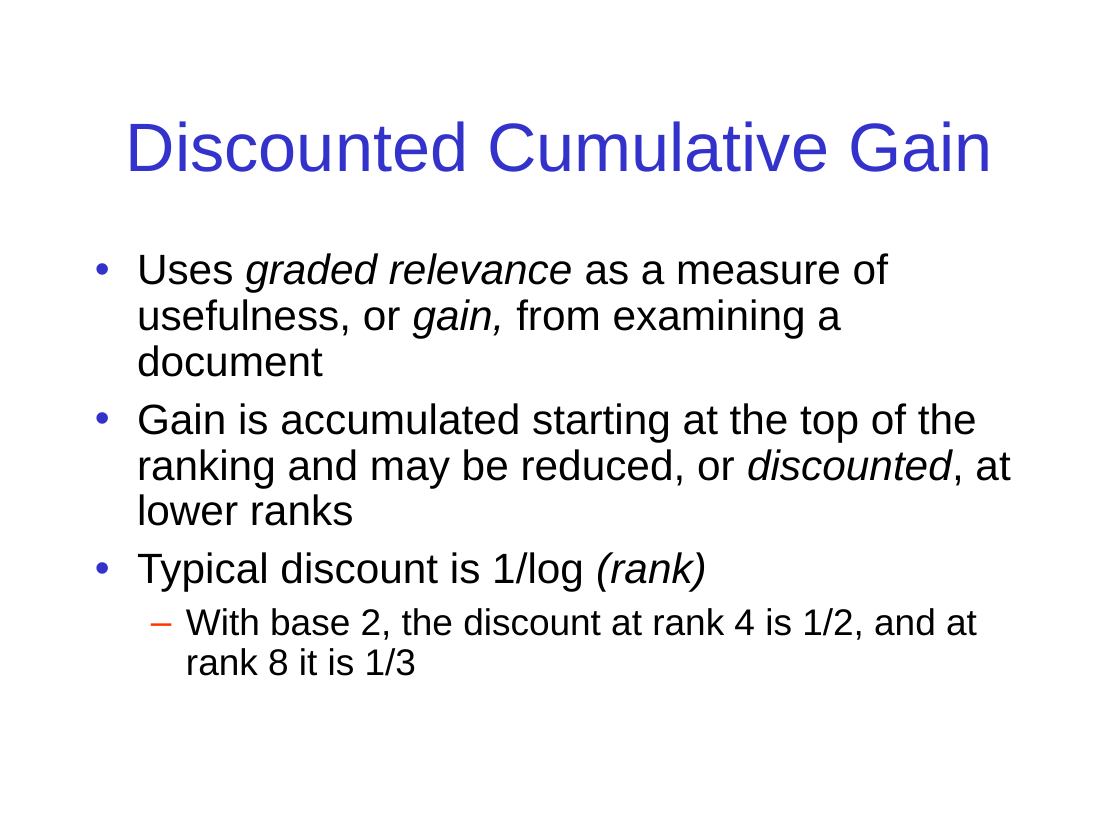
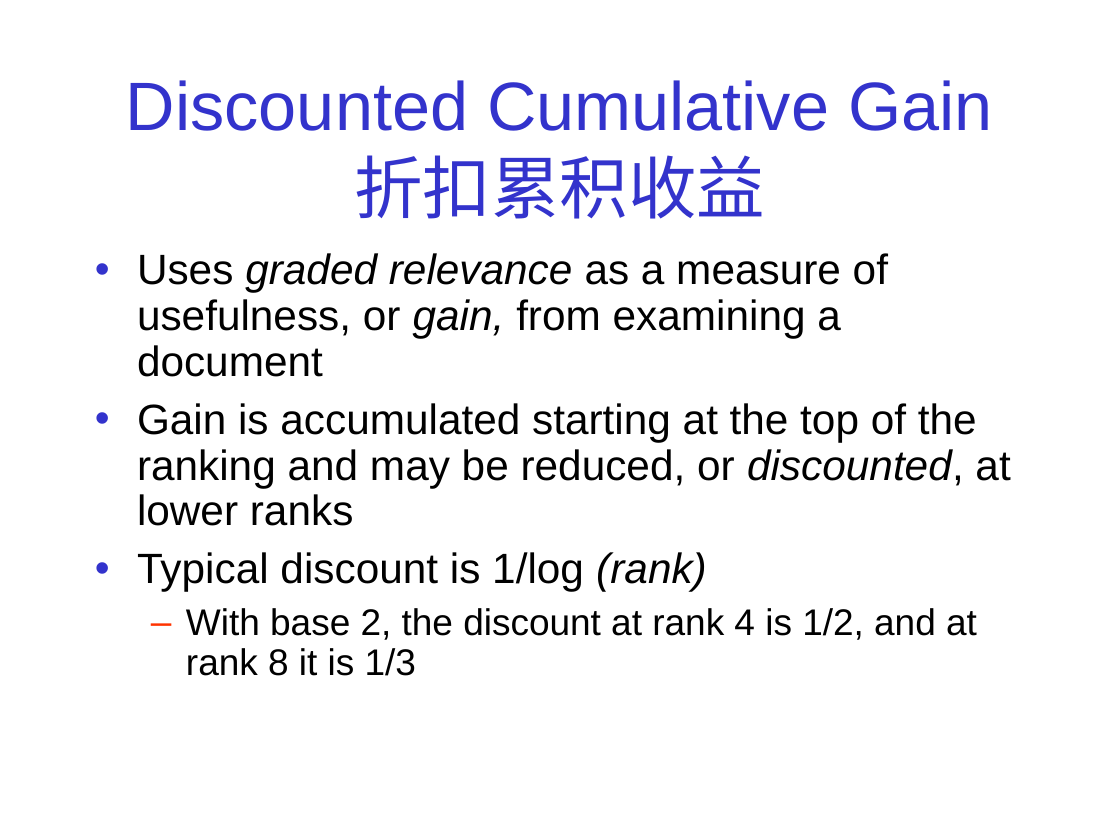
Before and after one commit to zhengxq27/Junoir_study_last, a slide deck: slide 70 of 数据挖掘/课件/retrieval-evaluation.ppt. Drawn at 1120x840 pixels with LibreOffice and Linux fonts; fonts in the diff are those of the drawing. Boxes give left, top, right and bottom in pixels: in the first picture for what was removed or moved away, otherwise in the second. Text is boxed around its words. In the diff, an @@ line names an element or a change of style, - is before the commit and + after.

```diff
--- a/数据挖掘/课件/retrieval-evaluation.ppt
+++ b/数据挖掘/课件/retrieval-evaluation.ppt
@@ title at (126,80,992,219): text changed @@
-Discounted Cumulative Gain
+Discounted Cumulative Gain
+折扣累积收益
```
Also in this commit, not shown: 12 other slides changed.
